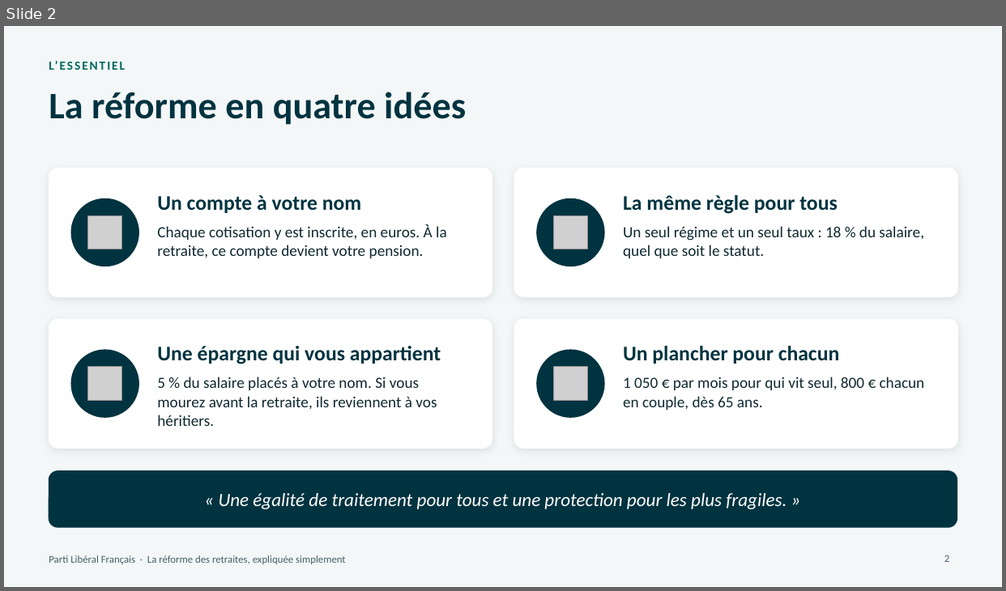
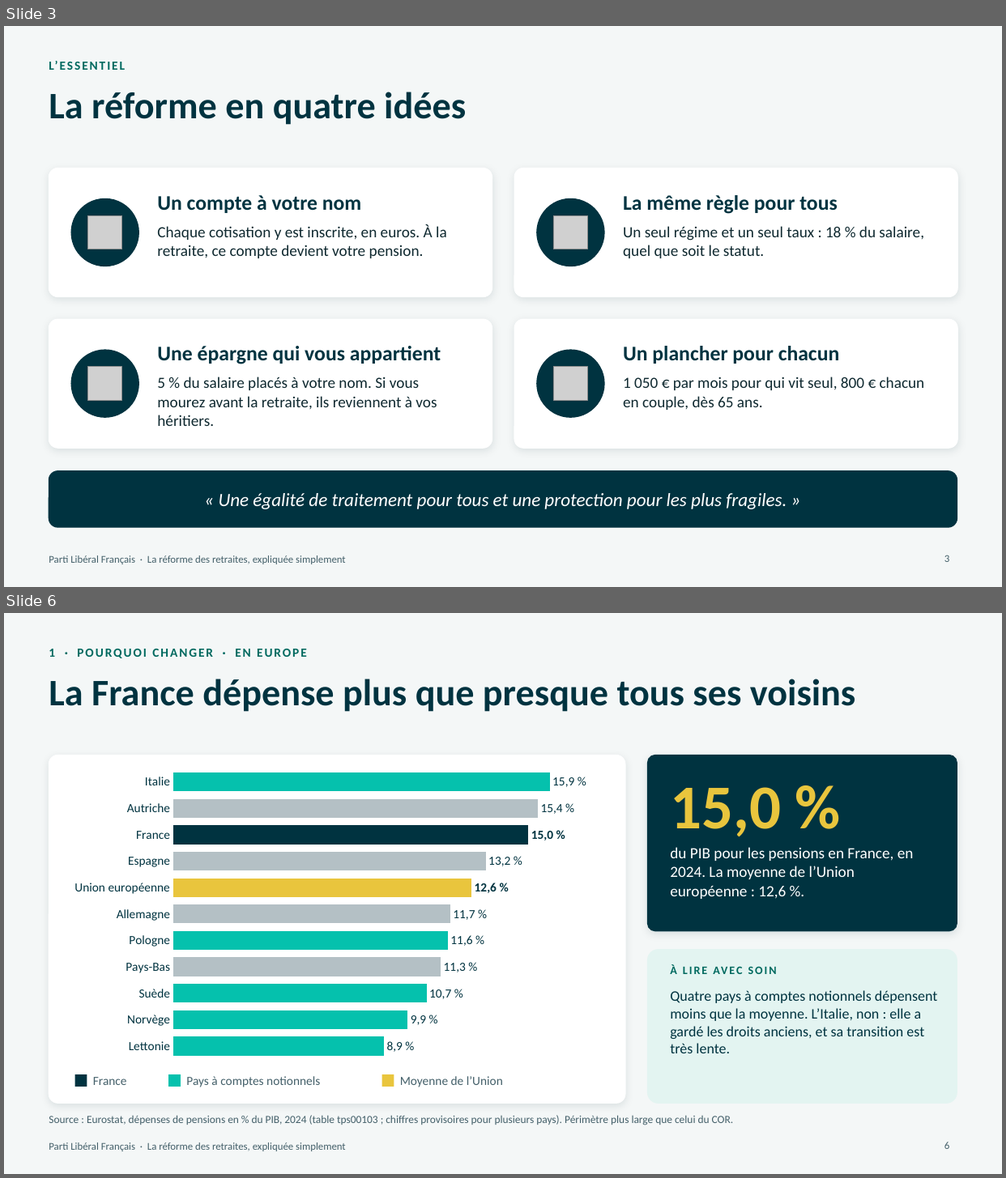
Before and after one commit to g-pliberal/retraitecomptenotionelle, a slide deck: docs/presentation_adherents_novembre_2026.pptx. Shown one above the other, each under a label of ours: slide 2 before the commit, slides 3 and 6 after it; the slides between them are not shown. The pictures are 1006x591 and 1006x1178 pixels, drawn with LibreOffice and Linux fonts; fonts in the diff are those of the drawing; grey boxes stand for pictures. Boxes give left, top, right and bottom in pixels: in the first picture for what was removed or moved away, otherwise in the second. Text is boxed around its words. In the diff, an @@ line names an element or a change of style, - is before the commit and + after.

```diff
--- a/docs/presentation_adherents_novembre_2026.pptx
+++ b/docs/presentation_adherents_novembre_2026.pptx
@@ slide 6 added at bbox=[4, 613, 1002, 1174], background #F4F7F7; not listed: 1 template element that a slide beside it also shows @@
@@ text added at bbox=[49, 649, 307, 658], 12 pt, text #00695F, bold @@
+1 · POURQUOI CHANGER · EN EUROPE
@@ title added at bbox=[49, 679, 855, 712], 36 pt, text #003340, bold @@
+La France dépense plus que presque tous ses voisins
@@ rounded rectangle added at bbox=[49, 756, 625, 1103], fill #FFFFFF, outline #FFFFFF 1 pt @@
@@ rounded rectangle added at bbox=[648, 756, 957, 931], fill #003340, outline #003340 1 pt @@
@@ bar chart added at bbox=[64, 763, 611, 1066] @@
+categories: Italie, Autriche, France, Espagne, Union européenne, Allemagne, Pologne, Pays-Bas, Suède, Norvège, Lettonie
+Series 1: 100, 97, 94, 83, 79, 74, 73, 71, 67, 62, 56
@@ text added at bbox=[670, 787, 781, 837], 60 pt, text #E9C53D, bold @@
+15,0 %
@@ text added at bbox=[670, 847, 914, 899], 15 pt, text #FFFFFF @@
+du PIB pour les pensions en France, en 2024. La moyenne de l’Union européenne : 12,6 %.
@@ rounded rectangle added at bbox=[648, 950, 957, 1103], fill #E3F4F1, outline #E3F4F1 1 pt @@
@@ text added at bbox=[670, 965, 677, 974], 11 pt, text #00695F, bold @@
+À LIRE AVEC SOIN
@@ text added at bbox=[670, 990, 937, 1054], 14 pt, text #003340 @@
+Quatre pays à comptes notionnels dépensent moins que la moyenne. L’Italie, non : elle a gardé les droits anciens, et sa transition est très lente.
@@ rectangle added at bbox=[75, 1075, 87, 1087], fill #003340 @@
@@ text added at bbox=[93, 1077, 127, 1085], 12 pt, text #44606A @@
+France
@@ rectangle added at bbox=[168, 1075, 181, 1087], fill #05C1AD @@
@@ text added at bbox=[186, 1076, 320, 1088], 12 pt, text #44606A @@
+Pays à comptes notionnels
@@ rectangle added at bbox=[382, 1075, 394, 1087], fill #E9C53D @@
@@ text added at bbox=[400, 1076, 503, 1088], 12 pt, text #44606A @@
+Moyenne de l’Union
@@ text added at bbox=[49, 1115, 734, 1126], 10.5 pt, text #44606A @@
+Source : Eurostat, dépenses de pensions en % du PIB, 2024 (table tps00103 ; chiffres provisoires pour plusieurs pays). Périmètre plus large que celui du COR.
@@ page number added at bbox=[944, 1142, 949, 1149], 10 pt, text #44606A @@
+6
@@ what was slide 2 is now slide 3 @@
@@ page number at bbox=[944, 555, 949, 562]: text changed @@
-2
+3
```
Also in this commit, not shown: 18 slides changed, 9 other slides added, 2 other files.
